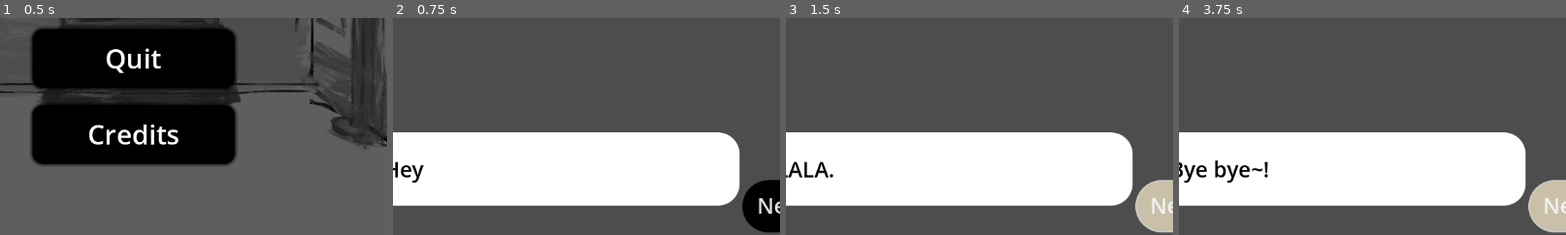
Above: before the commit, frames 1-4 (left to right).
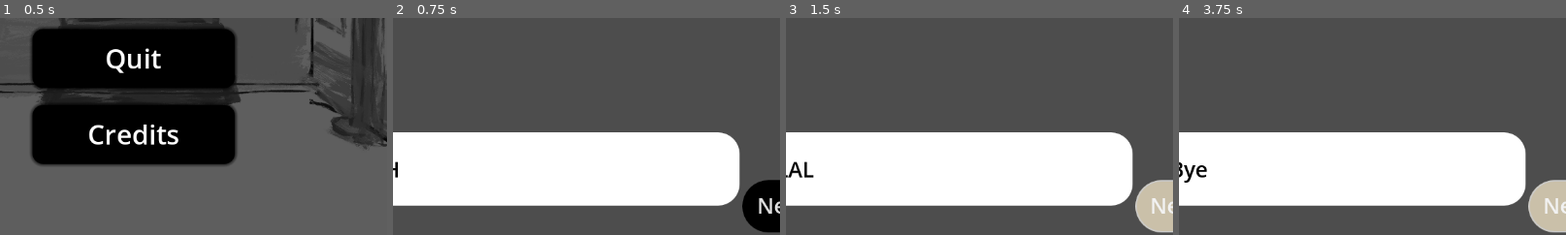
Above: after the commit, the same moments.

Repository: yaliu10/Escape-Room
Game: Godot game, scene res://Scenes/start_menu.tscn
The game is run twice, just before and just after one commit, with the same random seed, the same clock (stepped at 60 frames per second) and the same inputs. The engine's default icon, where the game draws it, is replaced by a stand-in: a white triangle on a blue panel in a dark square.
Inputs:
- Up to frame 1 (0.5 s): no input
- Up to frame 2 (0.75 s): click "Start" at 0.5 s
- Up to frame 3 (1.5 s): click "Next" at 1.25 s
- Up to frame 4 (3.75 s): click "Next" at 2 s; click "Next" at 2.75 s; tap Enter at 3.5 s
The pictures show only the part of the screen within x 33-83%, y 49-99%; the shares and areas given below are measured in that part.

Frame 1 is identical in both runs. In frame 2, 0.2% of the frame differs, in the area x 2-9%, y 67-76%; in frame 3, 0.2%; in frame 4, 0.5%, in the area x 9-24%, y 65-76%.

Commit message:
Animating the text

Diff:
--- a/escape-room/Scripts/beginning_dialogue.gd
+++ b/escape-room/Scripts/beginning_dialogue.gd
@@ -20,6 +20,12 @@
 func show_text() -> void:
 	var current_item := dialogue_items[current_item_index]
 	rich_text_label.text = current_item
+	rich_text_label.visible_ratio = 0.0
+
+	var tween := create_tween()
+	var text_appearing_duration := 0.3
+	tween.tween_property(rich_text_label, "visible_ratio", 1.0, text_appearing_duration)
+
 
 func advance() -> void:
 	current_item_index += 1
